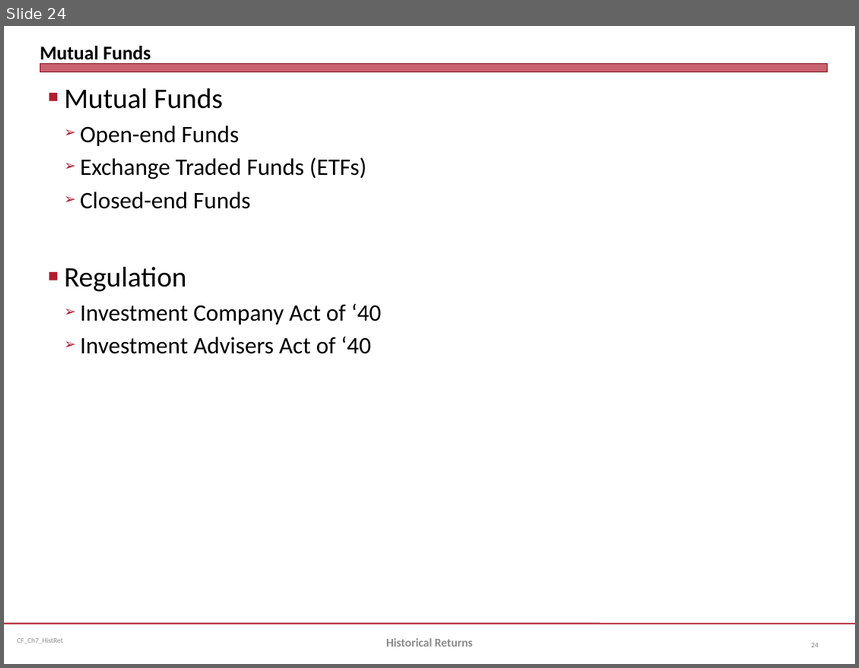
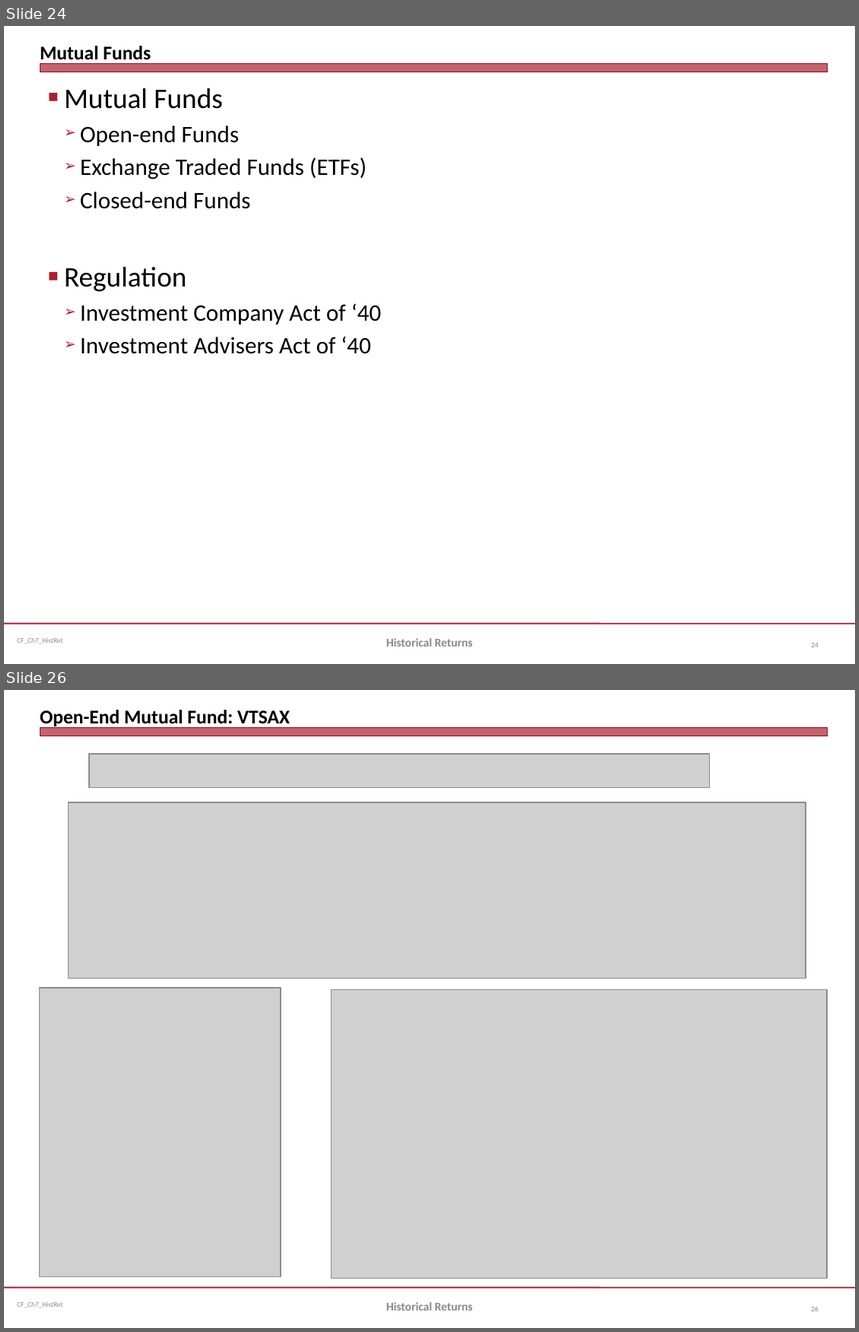
Before and after one commit to jmc877/Corporate-Finance, a slide deck: slides/CF_Ch7_HistRet_20.pptx. Shown one above the other, each under a label of ours: slide 24 before the commit, slides 24 and 26 after it; the slides between them are not shown. The pictures are 859x668 and 859x1332 pixels, drawn with LibreOffice and Linux fonts; fonts in the diff are those of the drawing; grey boxes stand for pictures. Boxes give left, top, right and bottom in pixels: in the first picture for what was removed or moved away, otherwise in the second. Text is boxed around its words. In the diff, an @@ line names an element or a change of style, - is before the commit and + after.

```diff
--- a/slides/CF_Ch7_HistRet_20.pptx
+++ b/slides/CF_Ch7_HistRet_20.pptx
@@ slide 26 added at <box>4,690,855,1328</box>, background #FFFFFF; not listed: 3 template elements that a slide beside it also shows @@
@@ title added at <box>40,710,290,728</box>, 16.5 pt, text #000000, bold @@
+Open-End Mutual Fund: VTSAX
@@ picture added at <box>89,754,709,788</box> @@
@@ picture added at <box>68,802,806,979</box> @@
@@ picture added at <box>39,988,281,1277</box> @@
@@ picture added at <box>331,989,827,1279</box> @@
@@ text added at <box>386,1303,473,1311</box>, 10 pt, text #898989, bold @@
+Historical Returns
@@ page number added at <box>811,1307,818,1312</box>, 6 pt, text #808080 @@
+26
```
Also in this commit, not shown: 1 slide changed, 2 other slides added, 3 other files.
